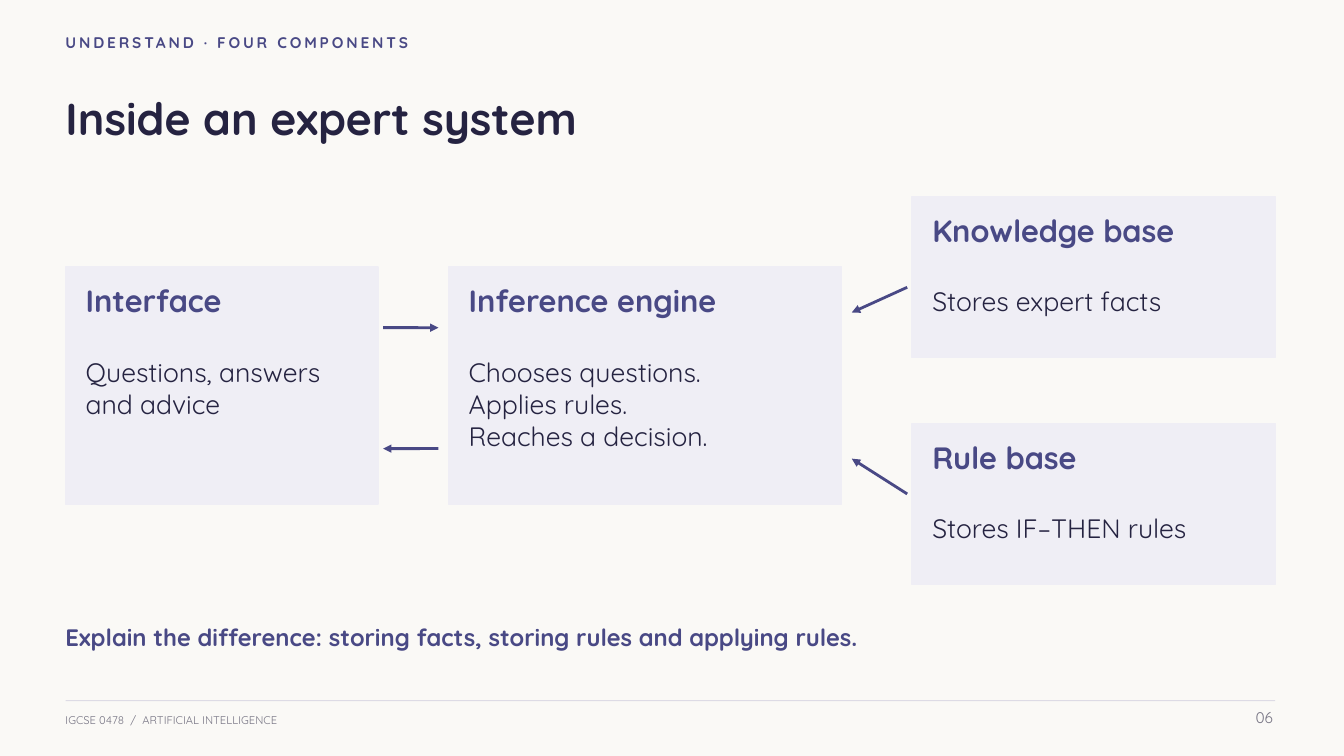
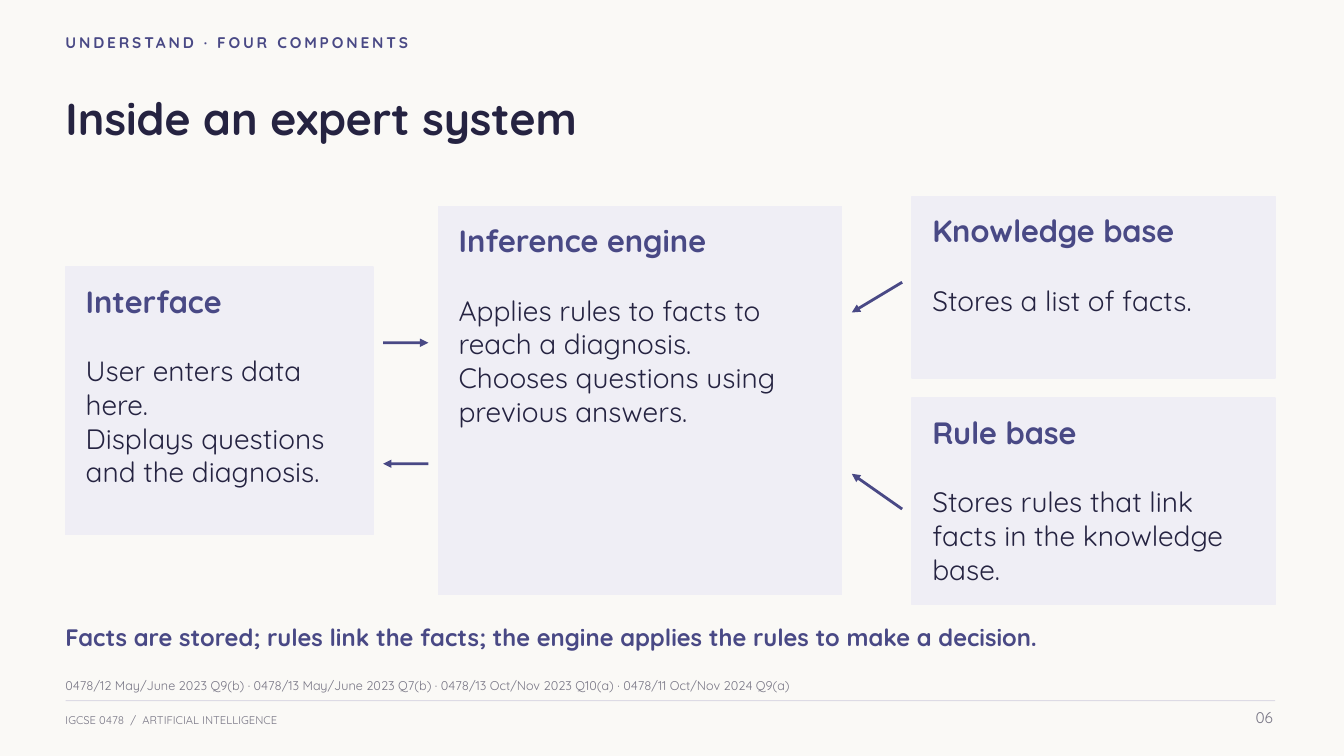
Before and after one commit to myk-sh/cs-lessons, a slide deck: slide 6 of 0478 P1/Artificial Intelligence/IGCSE_0478_Lesson_-_Artificial_Intelligence.pptx. Drawn at 1344x756 pixels with LibreOffice and Linux fonts; fonts in the diff are those of the drawing. Boxes give left, top, right and bottom in pixels: in the first picture for what was removed or moved away, otherwise in the second. Text is boxed around its words. In the diff, an @@ line names an element or a change of style, - is before the commit and + after.

Commit message:
Define expert-system components using actual exam questions and schemes

```diff
--- a/0478 P1/Artificial Intelligence/IGCSE_0478_Lesson_-_Artificial_Intelligence.pptx
+++ b/0478 P1/Artificial Intelligence/IGCSE_0478_Lesson_-_Artificial_Intelligence.pptx
@@ rectangle: place and size @@
-rectangle at [449,267,842,504]
+rectangle at [439,207,842,595]
@@ rectangle: place and size @@
-rectangle at [912,197,1275,358]
+rectangle at [912,197,1275,378]
@@ text "Inference engine": place and size @@
-text "Inference engine" at [469,289,716,318]
+text "Inference engine" at [459,229,706,258]
@@ rectangle: place and size @@
-rectangle at [66,267,378,504]
+rectangle at [66,267,373,534]
@@ arrow moved from (907, 494) - (852, 459) to (902, 282) - (852, 313) @@
@@ text at [932,290,1191,312]: text changed; size 19 to 20 pt @@
-Stores expert facts
+Stores a list of facts.
@@ arrow removed from (383, 328) to (439, 328) @@
@@ text added at [459,300,775,428], 20 pt, text #252341 @@
+Applies rules to facts to reach a diagnosis.
+Chooses questions using previous answers.
@@ arrow moved from (439, 449) - (383, 449) to (383, 343) - (429, 343) @@
@@ text at [86,360,324,488]: text changed; size 19 to 20 pt @@
-Questions, answers
-and advice
+User enters data here.
+Displays questions and the diagnosis.
@@ text removed at [469,362,707,447] @@
-Chooses questions.
-Applies rules.
-Reaches a decision.
@@ rectangle: place and size @@
-rectangle at [912,423,1275,585]
+rectangle at [912,398,1275,605]
@@ text "Rule base": place and size @@
-text "Rule base" at [932,446,1077,470]
+text "Rule base" at [932,421,1077,445]
@@ arrow moved from (907, 287) - (852, 313) to (429, 464) - (383, 464) @@
@@ arrow added from (902, 509) to (852, 474), #494985 2 pt @@
@@ text at [932,491,1223,581]: text changed; size 19 to 20 pt @@
-Stores IF–THEN rules
+Stores rules that link facts in the knowledge base.
@@ text at [65,628,1036,651]: text changed @@
-Explain the difference: storing facts, storing rules and applying rules.
+Facts are stored; rules link the facts; the engine applies the rules to make a decision.
@@ text added at [65,680,790,693], 9 pt, text #777584 @@
+0478/12 May/June 2023 Q9(b) · 0478/13 May/June 2023 Q7(b) · 0478/13 Oct/Nov 2023 Q10(a) · 0478/11 Oct/Nov 2024 Q9(a)
```
Also in this commit, not shown: 3 other files.
